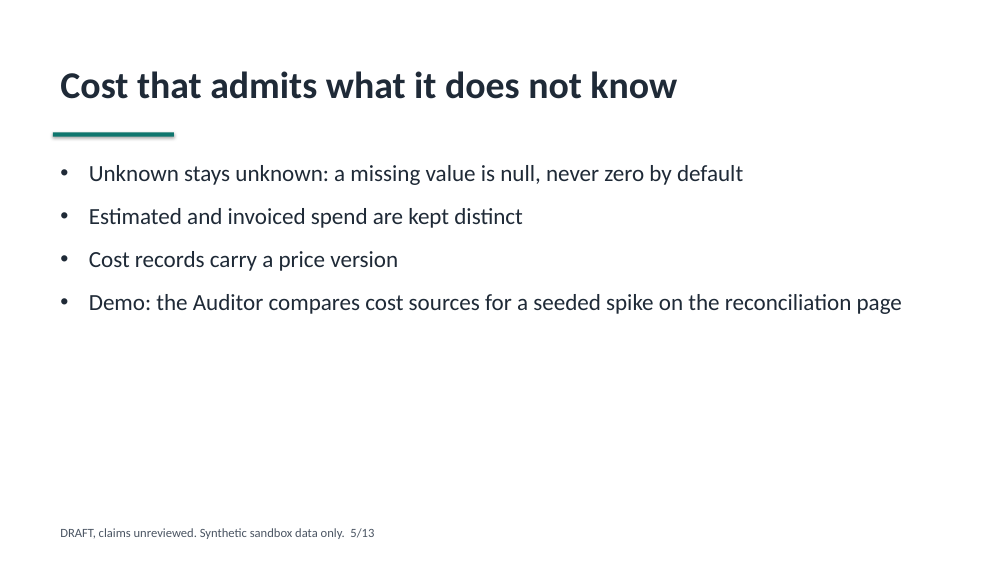
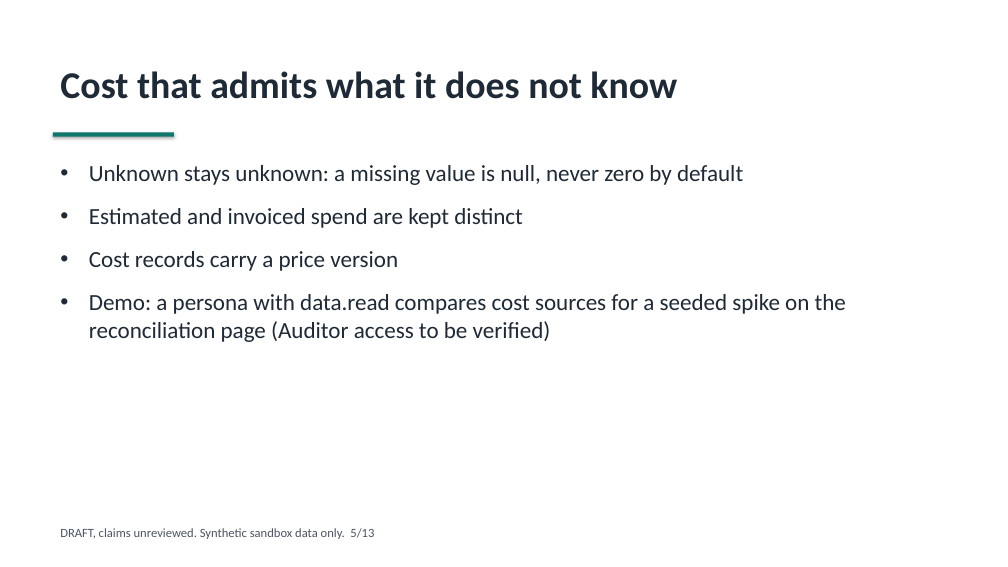
Before and after one commit to fgarofalo56/neurosphere, a slide deck: slide 5 of marketing/deck/neurosphere-walking-deck.pptx. Drawn at 1008x567 pixels with LibreOffice and Linux fonts; fonts in the diff are those of the drawing. Boxes give left, top, right and bottom in pixels: in the first picture for what was removed or moved away, otherwise in the second. Text is boxed around its words. In the diff, an @@ line names an element or a change of style, - is before the commit and + after.

```diff
--- a/marketing/deck/neurosphere-walking-deck.pptx
+++ b/marketing/deck/neurosphere-walking-deck.pptx
@@ text at [89, 294, 846, 342]: text changed @@
-• Demo: the Auditor compares cost sources for a seeded spike on the reconciliation page
+• Demo: a persona with data.read compares cost sources for a seeded spike on the reconciliation page (Auditor access to be verified)
```
Also in this commit, not shown: 2 other files.
